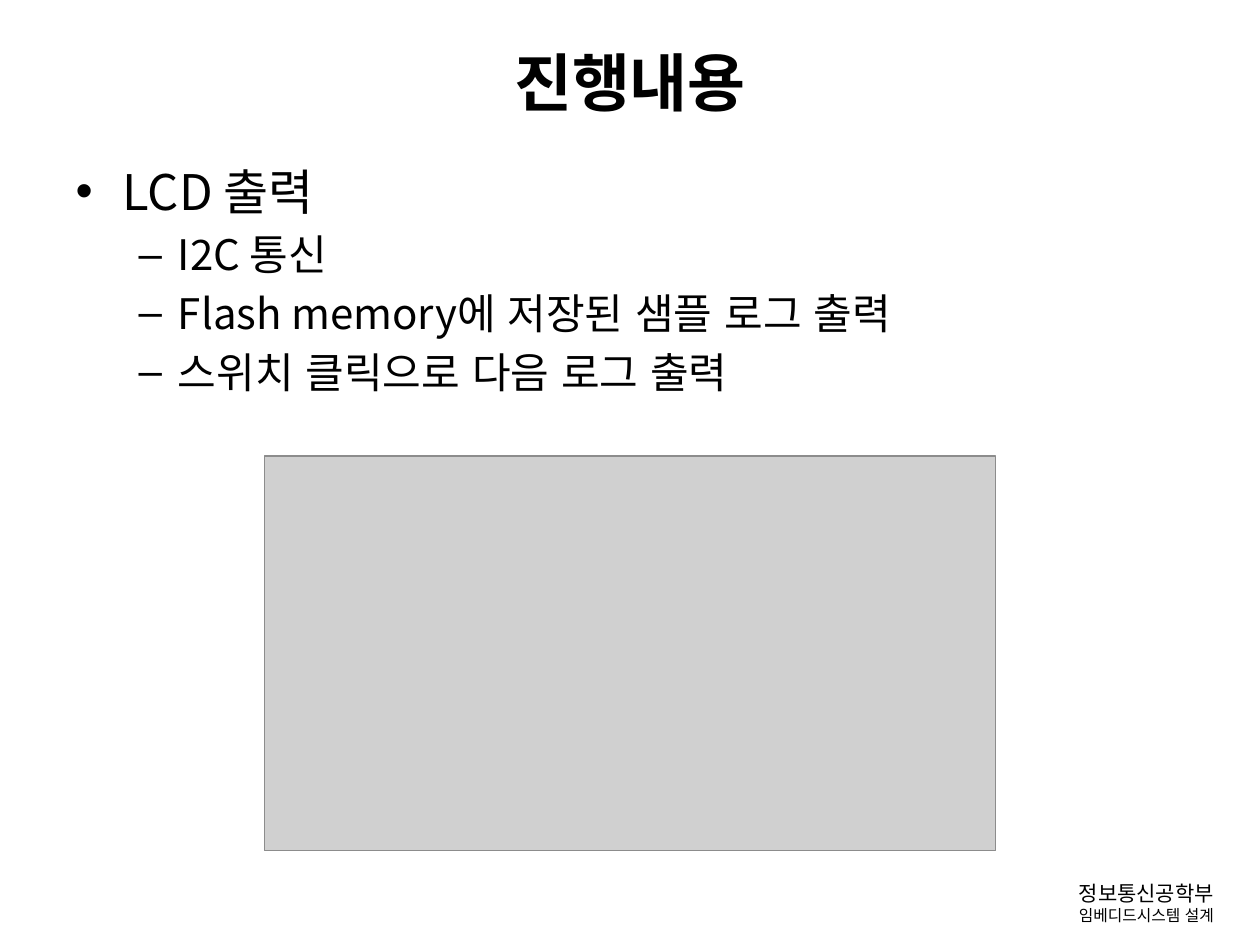
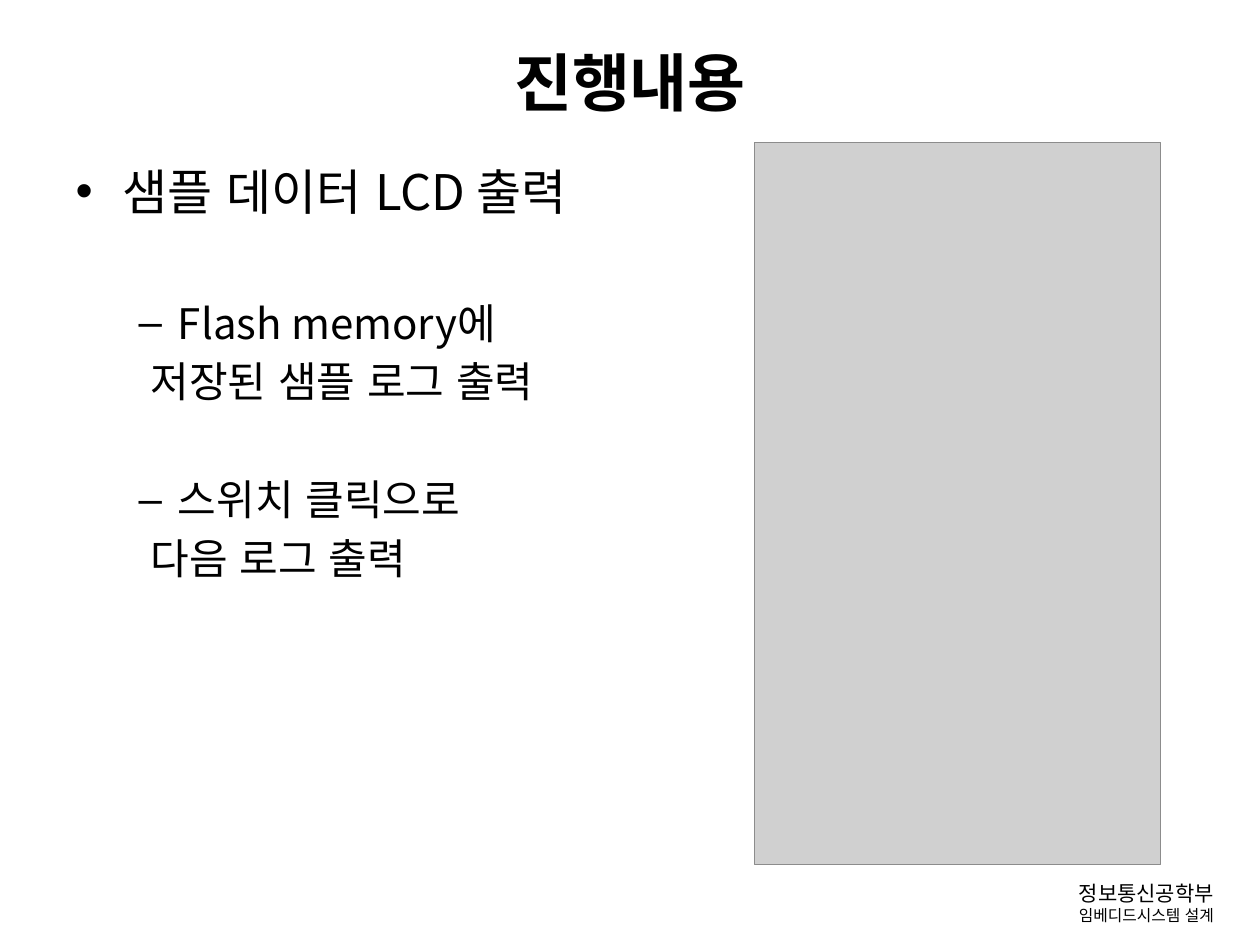
Before and after one commit to gusghrlrl101/Diving-Computer, a slide deck: slide 7 of 발표관련/임베디드_중간보고.pptx (slide 3 before the commit). Drawn at 1260x945 pixels with LibreOffice and Linux fonts; fonts in the diff are those of the drawing; grey boxes stand for pictures; background and template pictures are left out. Boxes give left, top, right and bottom in pixels: in the first picture for what was removed or moved away, otherwise in the second. Text is boxed around its words. In the diff, an @@ line names an element or a change of style, - is before the commit and + after.

Commit message:
PPT complete

```diff
--- a/발표관련/임베디드_중간보고.pptx
+++ b/발표관련/임베디드_중간보고.pptx
@@ picture added at box(755, 142, 1162, 864) @@
@@ text at box(123, 169, 566, 578): text changed @@
-• LCD 출력
-  – I2C 통신
-  – Flash memory에 저장된 샘플 로그 출력
-  – 스위치 클릭으로 다음 로그 출력
+• 샘플 데이터 LCD 출력
+  – Flash memory에
+  저장된 샘플 로그 출력
+  – 스위치 클릭으로
+  다음 로그 출력
@@ picture removed at box(265, 456, 997, 850) @@
```
Also in this commit, not shown: 9 other slides changed, 5 slides added, 1 other file.
